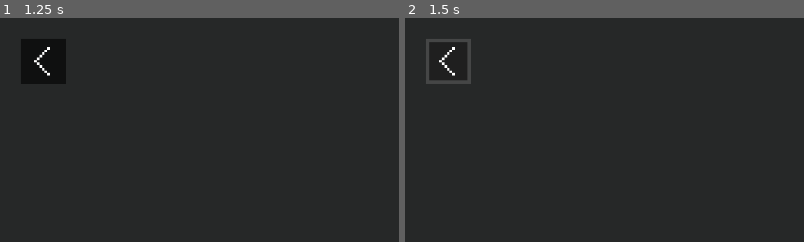
Above: before the commit, frames 1-2 (left to right).
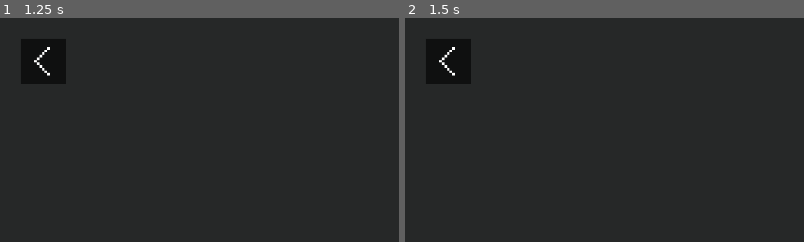
Above: after the commit, the same moments.

Repository: Andreabee0/Witches--Duel
Game: Godot game, scene res://scenes/menu/spell_select.tscn
Two runs of this game, one before a commit and one after it. Both use one fixed random seed, a clock stepped at 60 frames per second and the inputs below. This scene is started directly instead of the project's main scene.
Inputs (mouse positions are % of the whole screen's width and height, from its top left):
- Up to frame 1 (1.25 s): tap Enter (multi_ui_accept) at 0.5 s; hold Right (move_right) from 0.53 s (still down); tap S (look_down) at 0.6 s
- Up to frame 2 (1.5 s): release Right (move_right) at 1.25 s; click (5, 10) at 1.27 s
The pictures show only the part of the screen within x 0-50%, y 0-50%; the shares and areas given below are measured in that part.

Frame 1 is identical in both runs. In frame 2, 0.7% of the frame differs, in the area x 5-17%, y 9-30%.

Commit message:
Fix some sfx

Diff:
--- a/scenes/menu/spell_select.tscn
+++ b/scenes/menu/spell_select.tscn
@@ -1,7 +1,9 @@
-[gd_scene load_steps=3 format=3 uid="uid://dopn31uwx12pg"]
+[gd_scene load_steps=5 format=3 uid="uid://dopn31uwx12pg"]
 
 [ext_resource type="Script" path="res://src/menu/spell_select.gd" id="1_btd4f"]
 [ext_resource type="Texture2D" uid="uid://qlyr03gtote8" path="res://sprites/menu/back.png" id="2_y3bsc"]
+[ext_resource type="Script" path="res://src/menu/cursor_button.gd" id="3_76syn"]
+[ext_resource type="AudioStream" uid="uid://nomwn1gytfrq" path="res://sounds/select.wav" id="4_x2sis"]
 
 [node name="SpellSelectMenu" type="Control"]
 layout_mode = 3
@@ -46,6 +48,8 @@
 icon = ExtResource("2_y3bsc")
 icon_alignment = 1
 expand_icon = true
+script = ExtResource("3_76syn")
+sound = ExtResource("4_x2sis")
 
 [node name="SpellsContainer" type="FlowContainer" parent="VerticalContainer/MainContainer"]
 layout_mode = 2
--- a/src/menu/button_sound.gd
+++ b/src/menu/button_sound.gd
@@ -10,4 +10,5 @@
 
 
 func _on_pressed():
+	print("on press!")
 	SoundPlayer.play_sound(sound)
--- a/src/menu/cursor_button.gd
+++ b/src/menu/cursor_button.gd
@@ -5,6 +5,7 @@
 
 
 func _ready() -> void:
+	super()
 	mouse_filter = MOUSE_FILTER_IGNORE
 	toggle_mode = true
 	focused_style = get_theme_stylebox("focus", theme_type_variation)
@@ -27,6 +28,7 @@
 		cursor_inside = true
 		cursor_pressing = selections.is_pressing()
 		if selections.has_pressed():
+			print("emit?")
 			pressed.emit()
 	if cursor_inside != focused:
 		queue_redraw()
--- a/src/menu/cursor_selectable.gd
+++ b/src/menu/cursor_selectable.gd
@@ -4,7 +4,7 @@
 
 signal on_pressed(selectable: CursorSelectable, device: int)
 
-@export var select_sound: AudioStream
+@export var select_sound: AudioStream = preload("res://sounds/select.wav")
 
 @export var texture: Texture2D:
 	set = set_texture
@@ -60,5 +60,6 @@
 		for device_id in Players.selections:
 			var selections: Selections = Players.selections[device_id]
 			if selections.cursor_in(get_global_rect()) and selections.has_pressed():
-				SoundPlayer.play_sound(select_sound)
+				if not device_id in players:
+					SoundPlayer.play_sound(select_sound)
 				on_pressed.emit(self, device_id)
--- a/src/menu/perk_select.gd
+++ b/src/menu/perk_select.gd
@@ -61,15 +61,19 @@
 	)
 
 
+func make_perk(perk: String) -> void:
+	var child: CursorSelectable = BASE_SELECTABLE.instantiate()
+	child.texture = PerkRegistry.get_perk_texture(perk)
+	Util.checked_connect(child.on_pressed, _on_perk_selected)
+	perks_container.add_child(child)
+	perk_selectables[child] = perk
+
+
 func _ready() -> void:
 	for child in perks_container.get_children():
 		child.queue_free()
 	for perk in PerkRegistry.all_perks:
-		var child: CursorSelectable = BASE_SELECTABLE.instantiate()
-		child.texture = PerkRegistry.get_perk_texture(perk)
-		Util.checked_connect(child.on_pressed, _on_perk_selected)
-		perks_container.add_child(child)
-		perk_selectables[child] = perk
+		make_perk(perk)
 
 	if Engine.is_editor_hint():
 		set_player_count(player_count)
